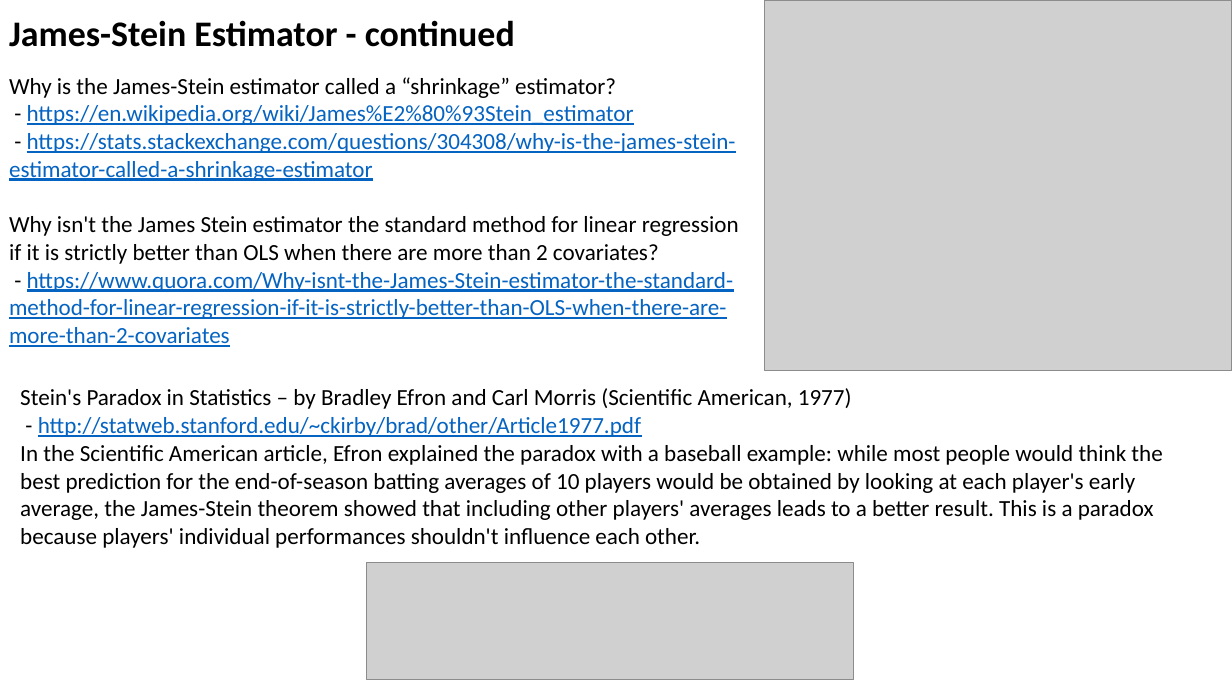
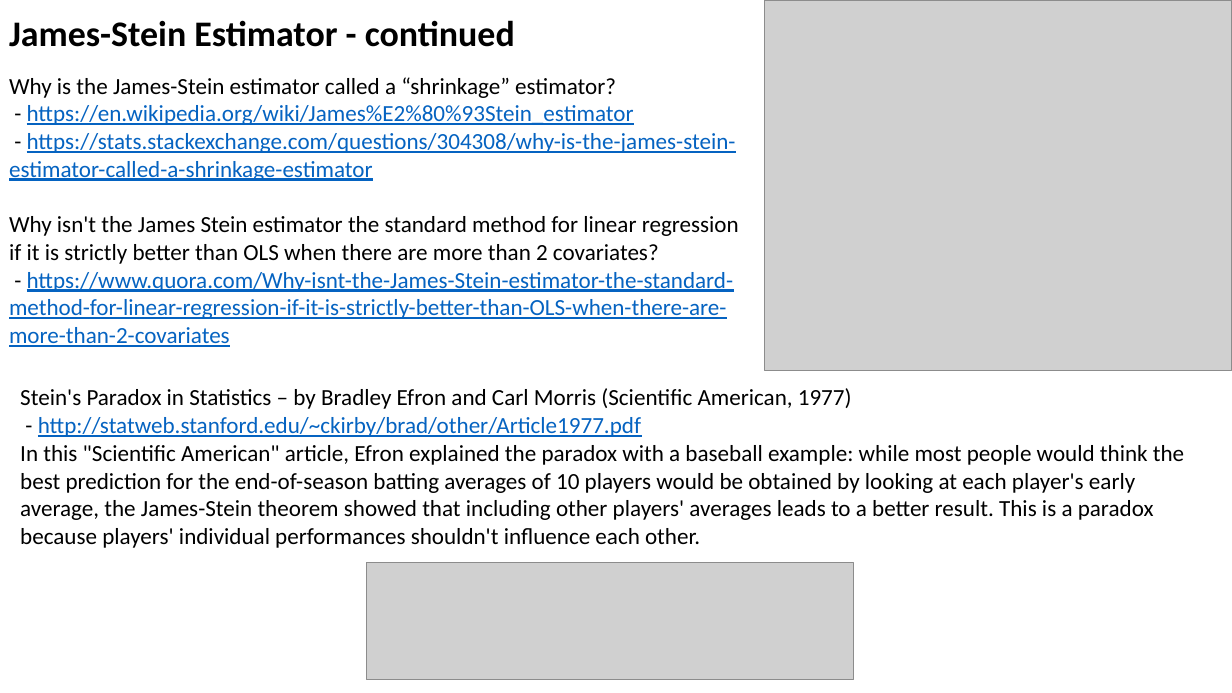
Before and after one commit to lselector/ml_ai_doc, a slide deck: slide 2 of Stein_Estimator.pptx. Drawn at 1232x693 pixels with LibreOffice and Linux fonts; fonts in the diff are those of the drawing; grey boxes stand for pictures. Boxes give left, top, right and bottom in pixels: in the first picture for what was removed or moved away, otherwise in the second. Text is boxed around its words. In the diff, an @@ line names an element or a change of style, - is before the commit and + after.

Commit message:
small changes to Stein_Estimator

```diff
--- a/Stein_Estimator.pptx
+++ b/Stein_Estimator.pptx
@@ text at (x1=20, y1=445, x2=1184, y2=548): text changed @@
-In the Scientific American article, Efron explained the paradox with a baseball example: while most people would think the best prediction for the end-of-season batting averages of 10 players would be obtained by looking at each player's early average, the James-Stein theorem showed that including other players' averages leads to a better result. This is a paradox because players' individual performances shouldn't influence each other.
+In this "Scientific American" article, Efron explained the paradox with a baseball example: while most people would think the best prediction for the end-of-season batting averages of 10 players would be obtained by looking at each player's early average, the James-Stein theorem showed that including other players' averages leads to a better result. This is a paradox because players' individual performances shouldn't influence each other.
```
Also in this commit, not shown: 1 other slide changed, 1 other file.
